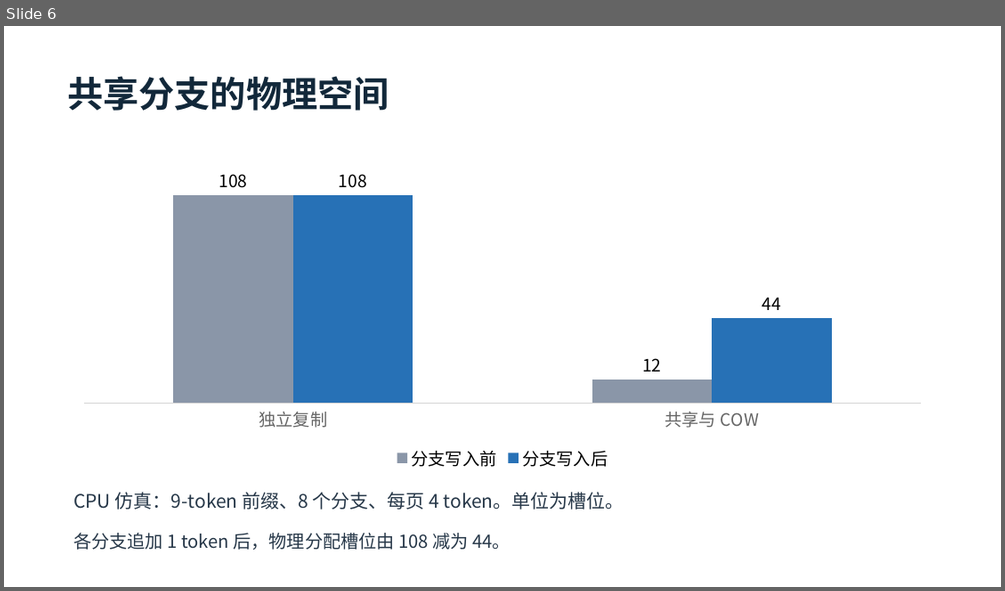
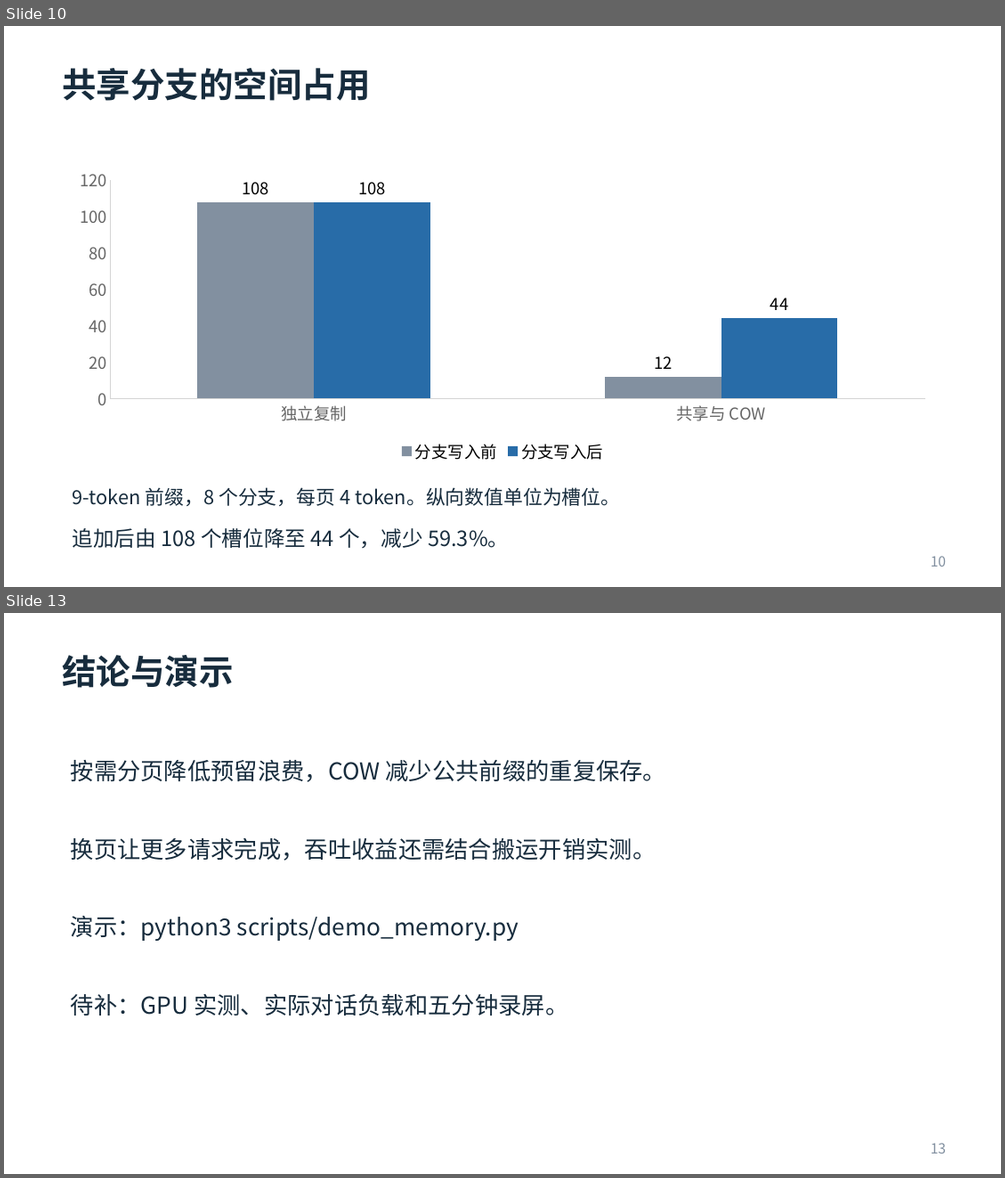
Before and after one commit to RiceXi/Professional-Internship, a slide deck: docs/任务一答辩.pptx. Shown one above the other, each under a label of ours: slide 6 before the commit, slides 10 and 13 after it; the slides between them are not shown. The pictures are 1005x591 and 1005x1178 pixels, drawn with LibreOffice and Linux fonts; fonts in the diff are those of the drawing. Boxes give left, top, right and bottom in pixels: in the first picture for what was removed or moved away, otherwise in the second. Text is boxed around its words. In the diff, an @@ line names an element or a change of style, - is before the commit and + after.

```diff
--- a/docs/任务一答辩.pptx
+++ b/docs/任务一答辩.pptx
@@ slide 13 added at [4, 613, 1001, 1174], background #FFFFFF @@
@@ text added at [62, 655, 233, 688], 33 pt, text #172C3D, bold @@
+结论与演示
@@ text added at [71, 760, 667, 782], 22.5 pt, text #172C3D @@
+按需分页降低预留浪费，COW 减少公共前缀的重复保存。
@@ text added at [71, 838, 656, 860], 22.5 pt, text #172C3D @@
+换页让更多请求完成，吞吐收益还需结合搬运开销实测。
@@ text added at [71, 916, 518, 941], 22.5 pt, text #172C3D @@
+演示：python3 scripts/demo_memory.py
@@ text added at [71, 994, 568, 1015], 22.5 pt, text #172C3D @@
+待补：GPU 实测、实际对话负载和五分钟录屏。
@@ text added at [930, 1143, 946, 1153], 13.5 pt, text #8290A0 @@
+13
@@ what was slide 6 is now slide 10 @@
@@ slide 10 changed as well @@
@@ text at [62, 68, 370, 101]: text changed; size 34.5 to 33 pt; text colour #12283A to #172C3D @@
-共享分支的物理空间
+共享分支的空间占用
@@ column chart at [63, 162, 942, 466] @@
@@ colour of 分支写入前 #8A96A8 to #8290A0 @@
@@ data labels of 分支写入前 changed @@
@@ colour of 分支写入后 #2771B6 to #286CA8 @@
@@ data labels of 分支写入后 changed @@
@@ legend changed @@
@@ category axis changed @@
@@ value axis changed @@
@@ column chart: place and size @@
-column chart at [66, 167, 938, 474]
+column chart at [63, 162, 942, 466]
@@ text at [73, 487, 620, 506]: text changed; size 18 to 18.8 pt; text colour #263748 to #172C3D @@
-CPU 仿真：9-token 前缀、8 个分支、每页 4 token。单位为槽位。
+9-token 前缀，8 个分支，每页 4 token。纵向数值单位为槽位。
@@ text at [73, 528, 509, 548]: text changed; size 17.2 to 20.2 pt; text colour #263748 to #172C3D @@
-各分支追加 1 token 后，物理分配槽位由 108 减为 44。
+追加后由 108 个槽位降至 44 个，减少 59.3%。
@@ text added at [930, 556, 946, 566], 13.5 pt, text #8290A0 @@
+10
```
Also in this commit, not shown: 1 other slide changed, 10 other slides added, 6 slides removed, 4 other files.
